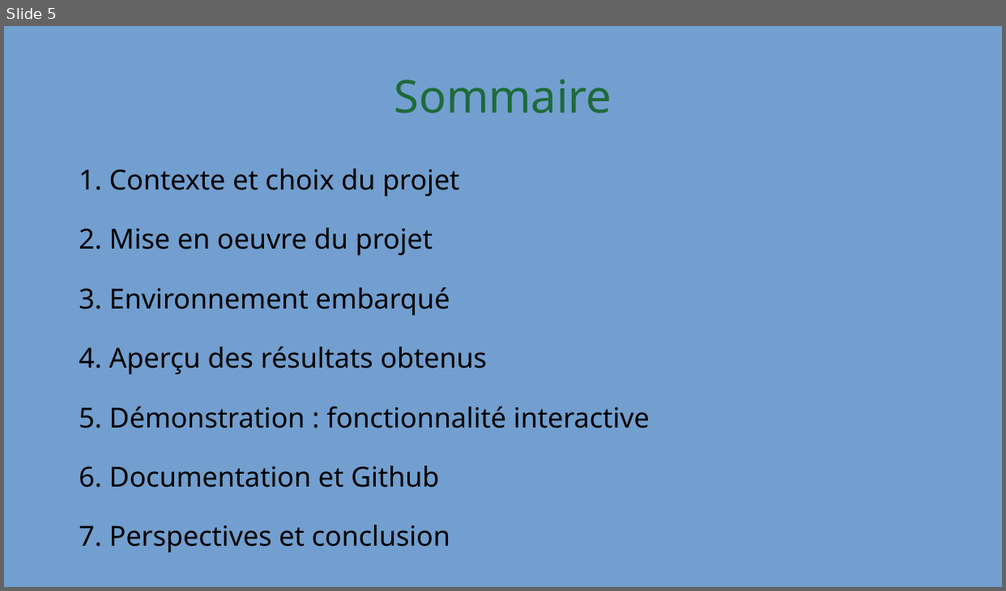
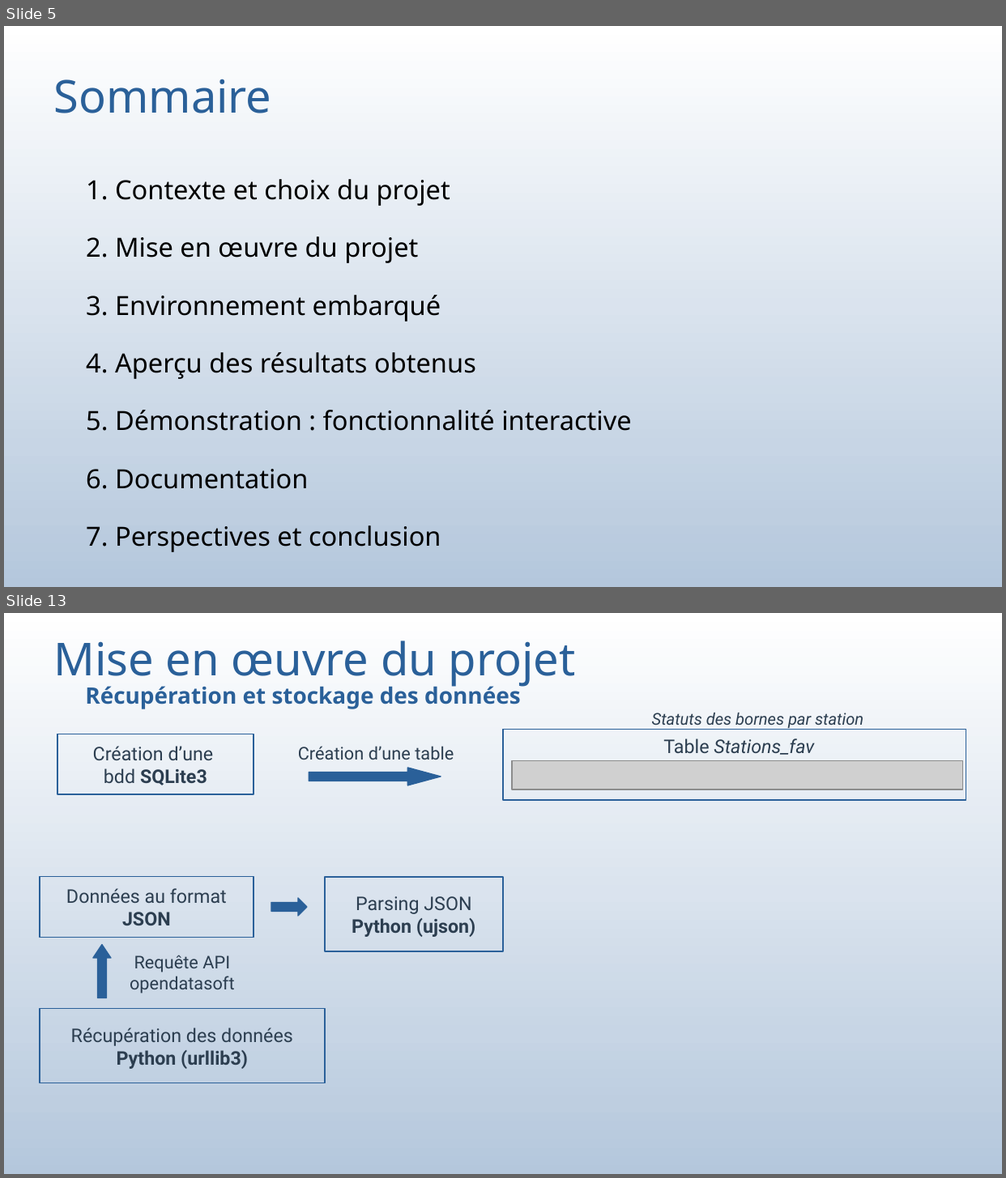
Before and after one commit to bauj/AJC_projet_belib, a slide deck: presentation_projet.odp. Shown one above the other, each under a label of ours: slide 5 before the commit, slides 5 and 13 after it; the slides between them are not shown. The pictures are 1006x591 and 1006x1178 pixels, drawn with LibreOffice and Linux fonts; fonts in the diff are those of the drawing; grey boxes stand for pictures. Boxes give left, top, right and bottom in pixels: in the first picture for what was removed or moved away, otherwise in the second. Text is boxed around its words. In the diff, an @@ line names an element or a change of style, - is before the commit and + after.

```diff
--- a/presentation_projet.odp
+++ b/presentation_projet.odp
@@ slide 13 added at (4, 613, 1002, 1174), background gradient #FFFFFF to #FEFEFE to #FDFDFE to #FBFCFD to #FAFBFD to #F9FBFC @@
@@ title added at (54, 641, 576, 687), 36.1 pt, text #2A6099 @@
+Mise en œuvre du projet
@@ text added at (85, 682, 521, 709), 18 pt, text #2A6099, bold @@
+Récupération et stockage des données
@@ rectangle added at (503, 729, 966, 800), outline #2A6099 0.85 pt @@
@@ text added at (652, 713, 863, 730), 13 pt, text #2C3E50, italic @@
+Statuts des bornes par station
@@ rectangle added at (57, 735, 254, 795), outline #2A6099 0.85 pt, 15 pt, text #2C3E50 @@
+Création d’une bdd SQLite3
@@ text added at (298, 746, 454, 760), 14 pt, text #2C3E50 @@
+Création d’une table
@@ text added at (663, 739, 814, 755), 15 pt, text #2C3E50, italic @@
+Table Stations_fav
@@ right arrow added at (309, 768, 441, 786), fill #2A6099, outline #2A6099 0.85 pt @@
@@ picture added at (512, 761, 963, 790) @@
@@ rectangle added at (40, 876, 253, 937), outline #2A6099 0.85 pt, 15 pt, text #2C3E50 @@
+Données au format JSON
@@ rectangle added at (325, 877, 503, 952), outline #2A6099 0.85 pt, 15 pt, text #2C3E50, bold @@
+Parsing JSON
+Python (ujson)
@@ right arrow added at (271, 898, 306, 917), fill #2A6099, outline #2A6099 0.85 pt @@
@@ right arrow added at (93, 945, 111, 999), fill #2A6099, outline #2A6099 0.85 pt @@
@@ text added at (130, 955, 235, 994), 14 pt, text #2C3E50 @@
+Requête API opendatasoft
@@ rectangle added at (40, 1009, 325, 1083), outline #2A6099 0.85 pt, 15 pt, text #2C3E50 @@
+Récupération des données
+Python (urllib3)
@@ slide 5 changed as well @@
@@ background #729FCF to gradient #FFFFFF to #FEFEFE to #FDFDFE to #FBFCFD to #FAFBFD to #F9FBFC @@
@@ title "Sommaire" at (54, 79, 272, 113): text colour #1E6A39 to #2A6099; alignment centre to left @@
@@ subtitle "1. Contexte et choix du ...": place and size @@
-subtitle "1. Contexte et choix du ..." at (79, 169, 650, 552)
+subtitle "1. Contexte et choix du ..." at (86, 179, 632, 552)
@@ subtitle at (86, 179, 632, 552): size 22 to 21 pt in "1. Contexte et choix du projet", "3. Environnement embarqué", "4. Aperçu des résultats obtenus", "5. Démonstration : fonctionnalité interactive" and 1 more places @@
@@ subtitle at (86, 237, 418, 263): text changed; size 22 to 21 pt @@
-2. Mise en oeuvre du projet
+2. Mise en œuvre du projet
@@ subtitle at (86, 469, 308, 489): text changed; size 22 to 21 pt @@
-6. Documentation et Github
+6. Documentation
```
Also in this commit, not shown: 6 other slides changed, 34 other slides added, 5 slides removed, 15 other files.
